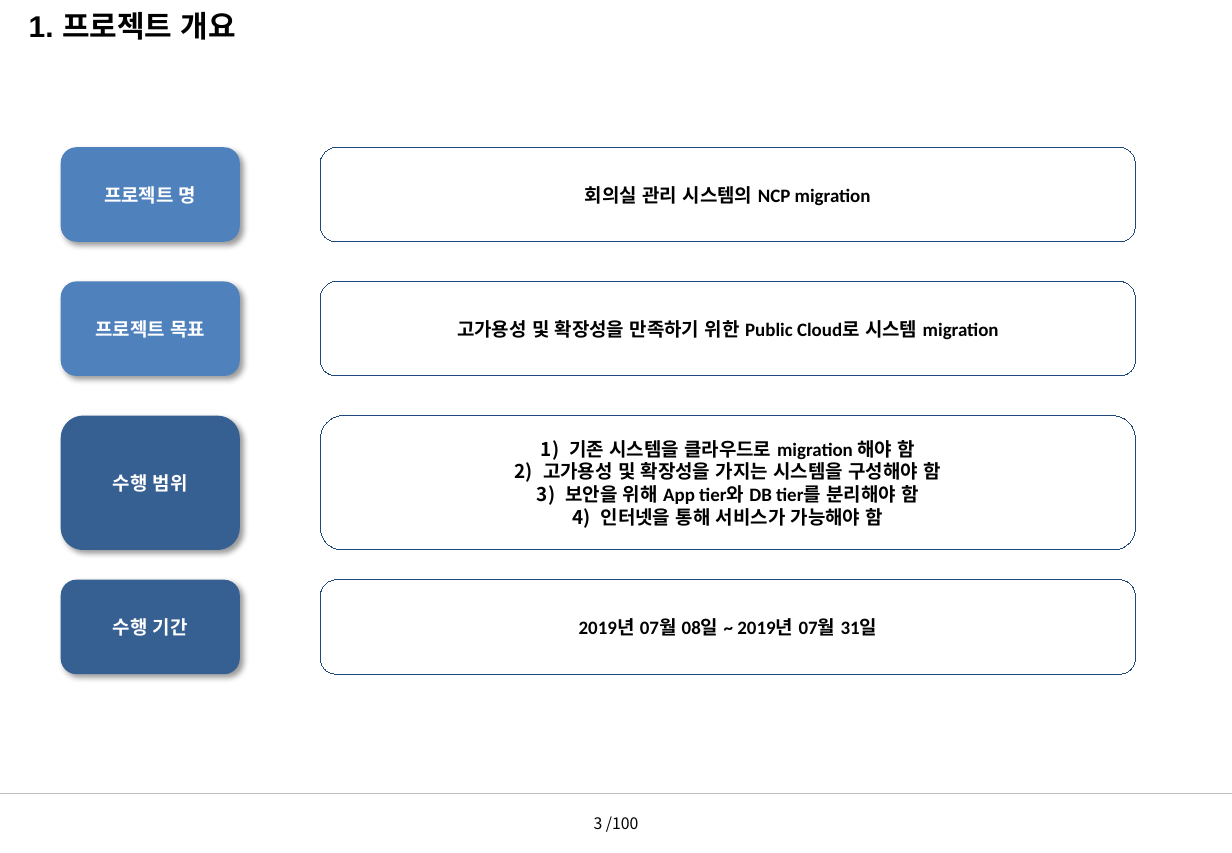
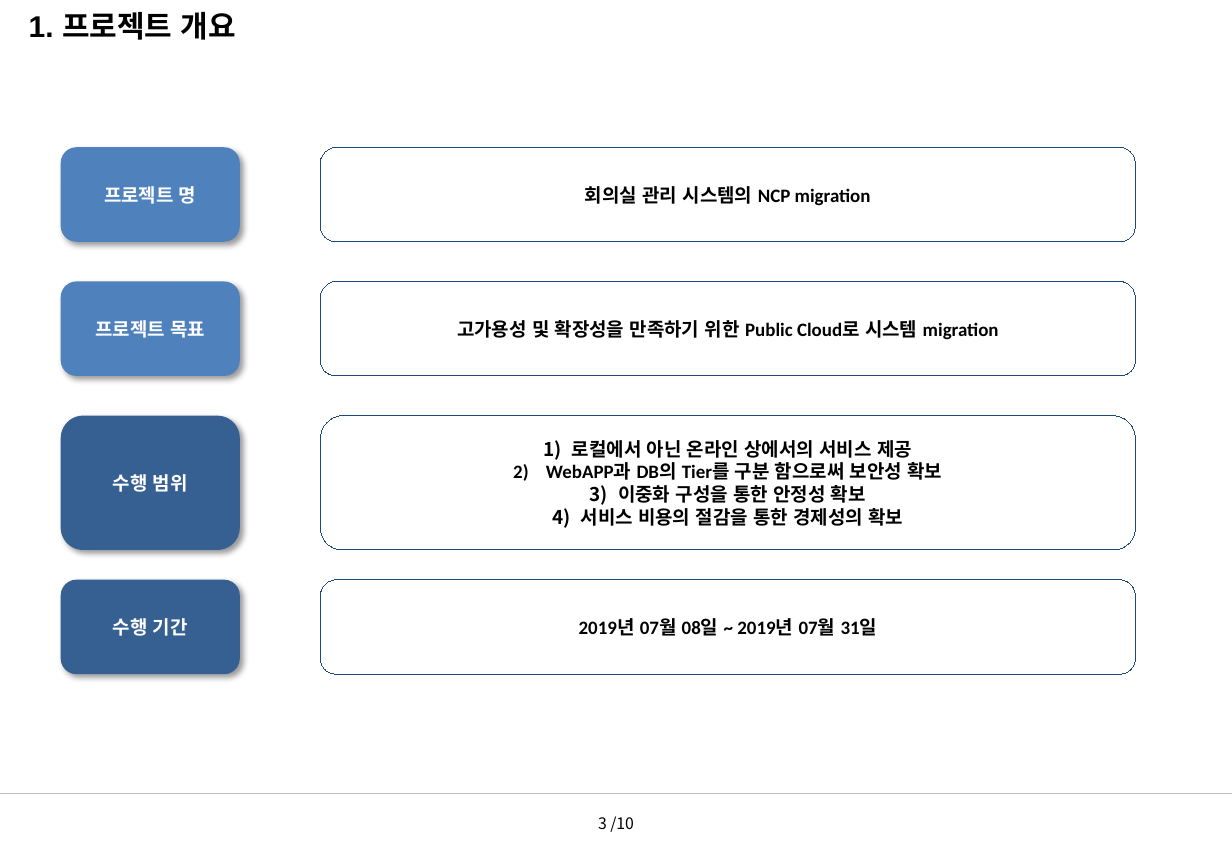
Before and after one commit to JeongHyeongKim/Deploy_Project, a slide deck: slide 3 of 산출물/NCP프로젝트계획서_0710.pptx. Drawn at 1232x853 pixels with LibreOffice and Linux fonts; fonts in the diff are those of the drawing; background and template pictures are left out. Boxes give left, top, right and bottom in pixels: in the first picture for what was removed or moved away, otherwise in the second. Text is boxed around its words. In the diff, an @@ line names an element or a change of style, - is before the commit and + after.

```diff
--- a/산출물/NCP프로젝트계획서_0710.pptx
+++ b/산출물/NCP프로젝트계획서_0710.pptx
@@ text in rounded rectangle at (546,440,942,526): text changed @@
-1) 기존 시스템을 클라우드로 migration 해야 함
-2) 고가용성 및 확장성을 가지는 시스템을 구성해야 함
-3) 보안을 위해 App tier와 DB tier를 분리해야 함
-4) 인터넷을 통해 서비스가 가능해야 함
+1) 로컬에서 아닌 온라인 상에서의 서비스 제공
+2) WebAPP과 DB의 Tier를 구분 함으로써 보안성 확보
+3) 이중화 구성을 통한 안정성 확보
+4) 서비스 비용의 절감을 통한 경제성의 확보
@@ page number at (598,816,634,832): text changed @@
-3 /100
+3 /10
```
Also in this commit, not shown: 4 other slides changed, 1 other file.
